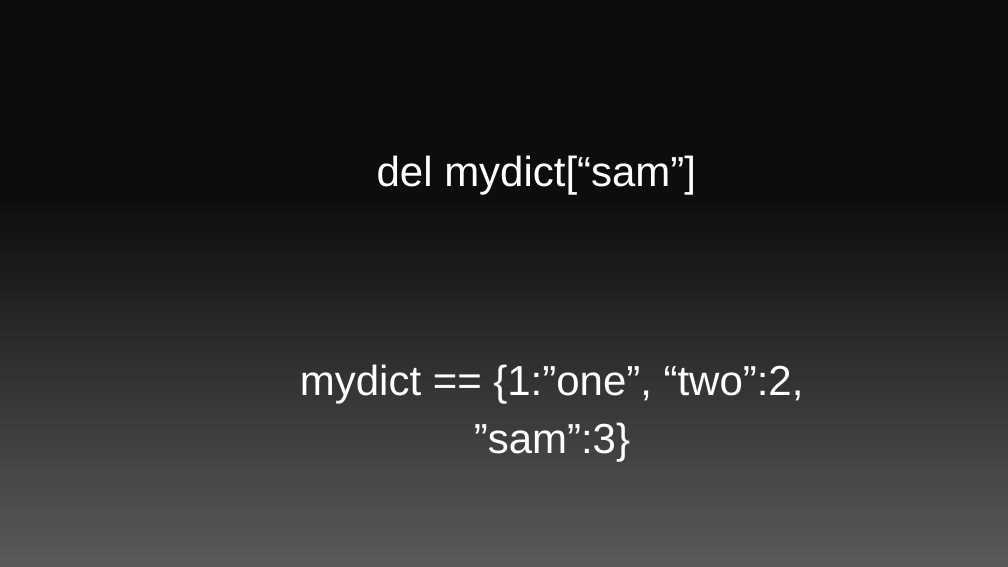
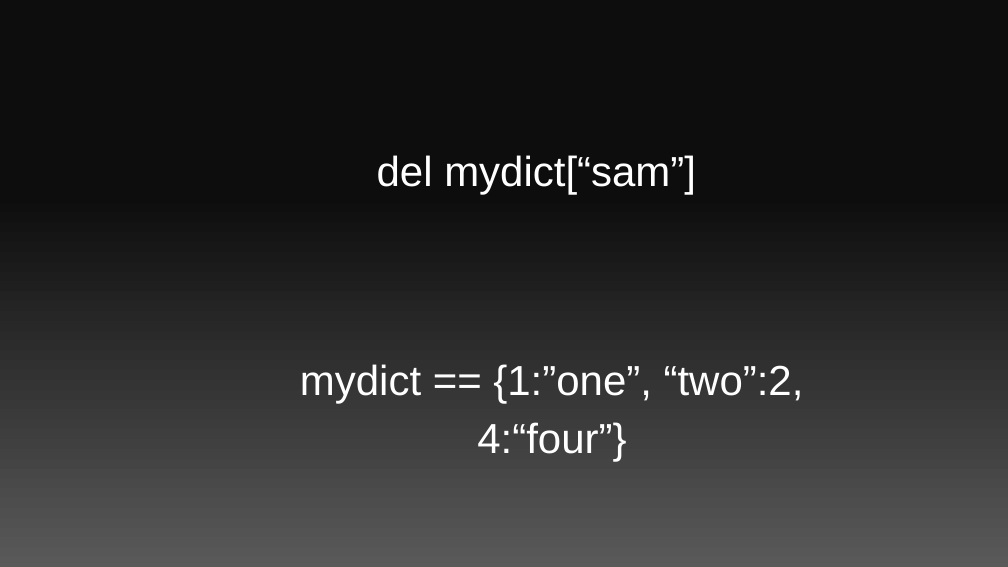
Before and after one commit to Pobbylee/fastcampus_python, a slide deck: slide 72 of 160106/160106.pptx. Drawn at 1008x567 pixels with LibreOffice and Linux fonts; fonts in the diff are those of the drawing. Boxes give left, top, right and bottom in pixels: in the first picture for what was removed or moved away, otherwise in the second. Text is boxed around its words. In the diff, an @@ line names an element or a change of style, - is before the commit and + after.

```diff
--- a/160106/160106.pptx
+++ b/160106/160106.pptx
@@ text at box(300, 364, 804, 461): text changed @@
-mydict == {1:”one”, “two”:2, ”sam”:3}
+mydict == {1:”one”, “two”:2, 4:“four”}
```
Also in this commit, not shown: 2 other slides changed, 7 other files.
